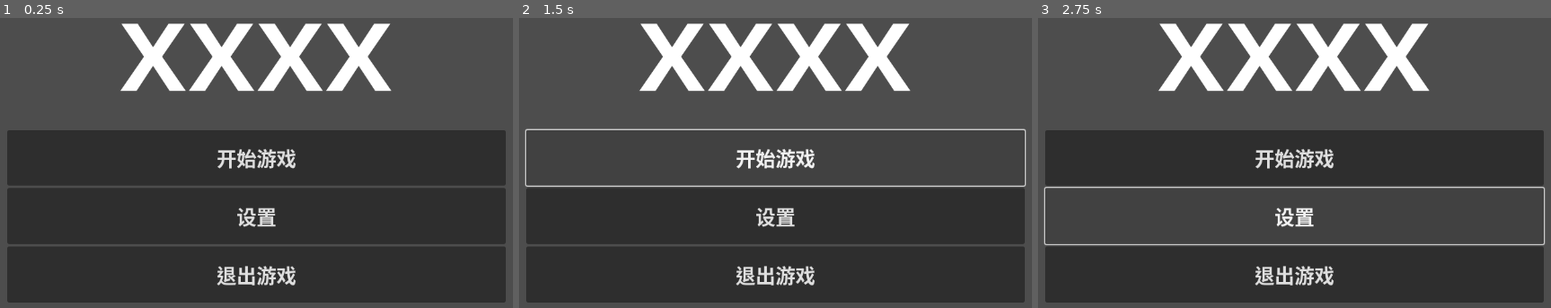
Above: before the commit, frames 1-3 (left to right).
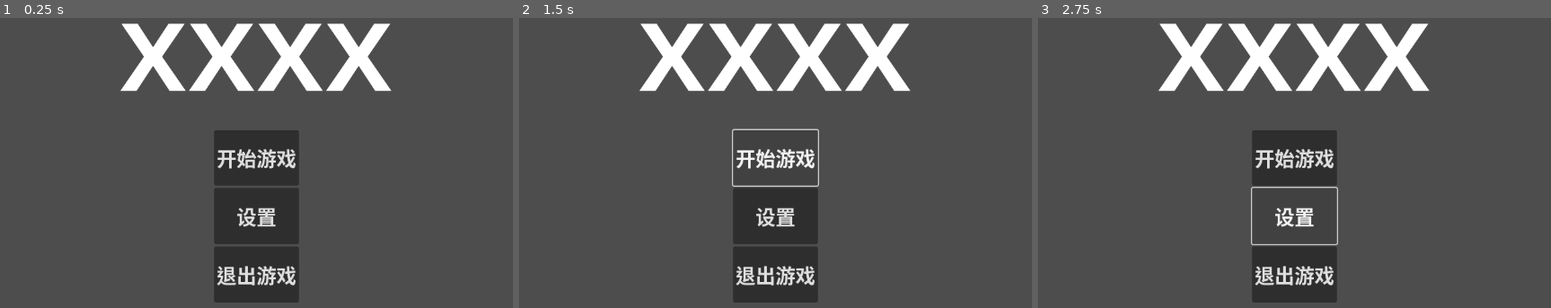
Above: after the commit, the same moments.

Repository: soufih/Dodot_Demo
Game: Godot game, scene res://UI/MainScene_UI/control.tscn
The game is run twice, just before and just after one commit, with the same random seed, the same clock (stepped at 60 frames per second) and the same inputs. This scene is started directly instead of the project's main scene.
Inputs:
- Up to frame 1 (0.25 s): no input
- Up to frame 2 (1.5 s): click "开始游戏" at 0.5 s; click "开始游戏" at 1.25 s
- Up to frame 3 (2.75 s): click "设置" at 2 s

The runs differ from the first frame. In frame 1, 46% of the frame differs, in the area x 1-99%, y 38-99%; in frame 2, 32%; in frame 3, 32%.

Commit message:
更新 control.tscn

Diff:
--- a/UI/MainScene_UI/control.tscn
+++ b/UI/MainScene_UI/control.tscn
@@ -55,6 +55,7 @@
 
 [node name="VBoxContainer" type="VBoxContainer" parent="Camera2D/TextureRect/VBoxContainer2"]
 layout_mode = 2
+size_flags_horizontal = 4
 size_flags_vertical = 3
 size_flags_stretch_ratio = 6.0
 
